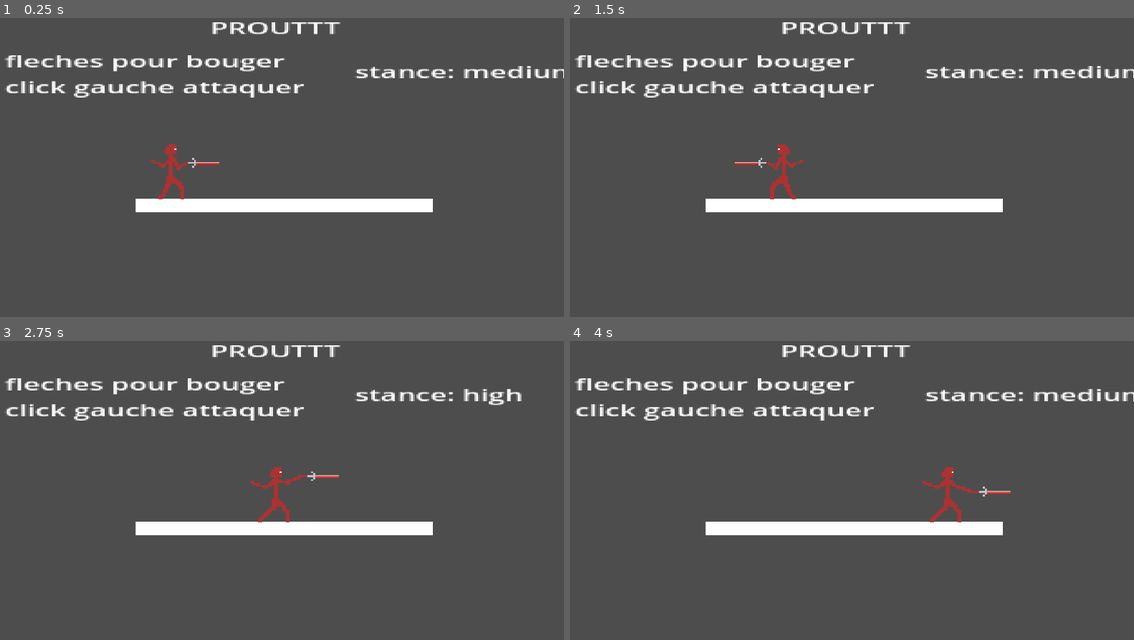
Above: before the commit, frames 1-4 (two rows, left to right).
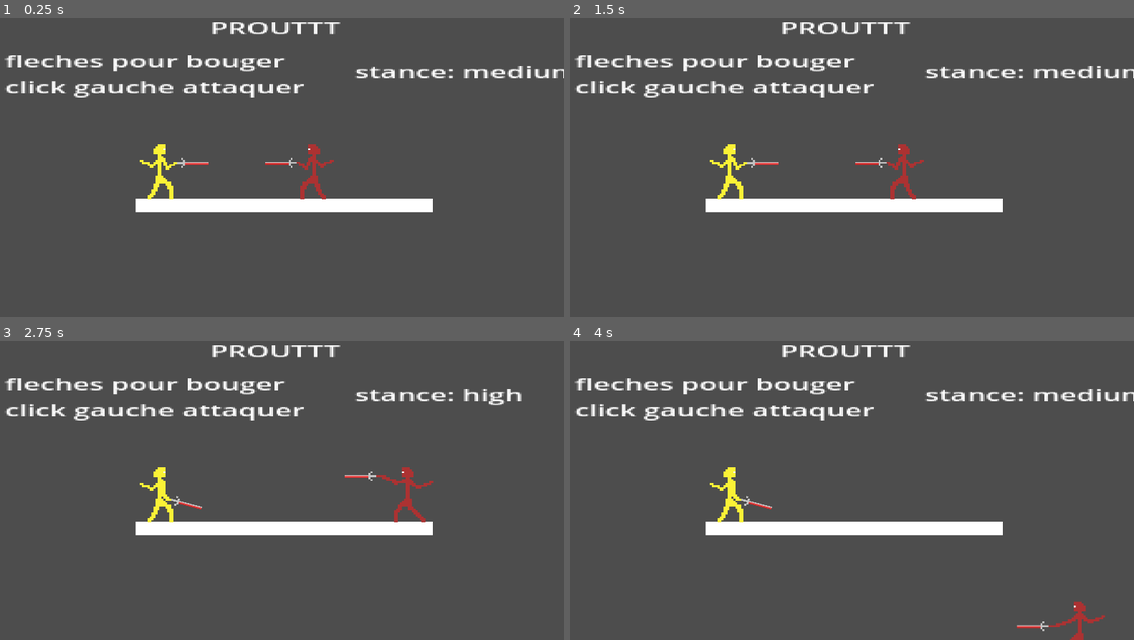
Above: after the commit, the same moments.

Repository: Sigmha/JeuAvecTHOP
Game: Godot game, scene res://Scenes/main.tscn
Same seed, same stepped clock (60 frames per second), same inputs: the game is played once before the commit and once after it.
Inputs (mouse positions are in pixels of both pictures, inside the frame that each line leads up to):
- Up to frame 1 (0.25 s): no input
- Up to frame 2 (1.5 s): tap Enter at 0.5 s; move the mouse to (976, 140) at 0.52 s; press the mouse at (976, 140) at 0.53 s; hold Right (ui_right) from 0.53 s (still down); tap Space at 1.25 s; move the mouse to (733, 173) at 1.27 s; release the mouse at (733, 173) at 1.28 s; click (733, 173) at 1.35 s
- Up to frame 3 (2.75 s): move the mouse to (332, 406) at 2.02 s; release Right (ui_right) at 2.03 s; press the mouse at (332, 406) at 2.03 s; hold Left (ui_left) from 2.03 s (still down)
- Up to frame 4 (4 s): tap Enter at 2.75 s; move the mouse to (818, 544) at 2.77 s; release Left (ui_left) at 2.78 s; release the mouse at (818, 544) at 2.78 s; hold Right (ui_right) from 2.78 s (still down); click (818, 544) at 2.85 s; move the mouse to (1021, 526) at 3.52 s; press the mouse at (1021, 526) at 3.53 s

The runs differ from the first frame. In frame 1, 1.1% of the frame differs, in the area x 24-60%, y 42-61%; in frame 2, 1.1%; in frame 3, 1.3%, in the area x 24-77%, y 42-61%; in frame 4, 1.2%.

Commit message:
dummy ajouté

Diff:
--- /dev/null
+++ b/Scenes/PNJ/dummy.tscn
@@ -0,0 +1,156 @@
+[gd_scene load_steps=21 format=3 uid="uid://h7pceacrhwep"]
+
+[ext_resource type="Texture2D" uid="uid://b230ch00nclaq" path="res://Assets/PNJ/Dummy/body_attacking.png" id="1_kcqkt"]
+[ext_resource type="Script" path="res://Scripts/PNJ/dummy.gd" id="1_vx45n"]
+[ext_resource type="Texture2D" uid="uid://dsj01qfxsas4d" path="res://Assets/PNJ/Dummy/high_arm.png" id="2_w608c"]
+[ext_resource type="PackedScene" uid="uid://bc5ea8icchh2o" path="res://Scenes/weapon.tscn" id="2_ys2no"]
+[ext_resource type="Texture2D" uid="uid://6guvx0h1om1r" path="res://Assets/PNJ/Dummy/medium_arm.png" id="3_f4bde"]
+[ext_resource type="Texture2D" uid="uid://b3nf5wxcwtck2" path="res://Assets/PNJ/Dummy/low_arm.png" id="4_lcm5e"]
+[ext_resource type="Script" path="res://Scripts/PNJ/TouchedLabel.gd" id="7_r0wgd"]
+
+[sub_resource type="CapsuleShape2D" id="CapsuleShape2D_hvijp"]
+radius = 6.0
+height = 28.0
+
+[sub_resource type="AtlasTexture" id="AtlasTexture_ccs5g"]
+atlas = ExtResource("1_kcqkt")
+region = Rect2(0, 0, 32, 32)
+
+[sub_resource type="AtlasTexture" id="AtlasTexture_huwn1"]
+atlas = ExtResource("1_kcqkt")
+region = Rect2(32, 0, 32, 32)
+
+[sub_resource type="SpriteFrames" id="SpriteFrames_rlic7"]
+animations = [{
+"frames": [{
+"duration": 1.0,
+"texture": SubResource("AtlasTexture_ccs5g")
+}, {
+"duration": 1.0,
+"texture": SubResource("AtlasTexture_huwn1")
+}],
+"loop": true,
+"name": &"attack",
+"speed": 5.0
+}]
+
+[sub_resource type="AtlasTexture" id="AtlasTexture_vi5kt"]
+atlas = ExtResource("2_w608c")
+region = Rect2(0, 0, 32, 32)
+
+[sub_resource type="AtlasTexture" id="AtlasTexture_6ns2e"]
+atlas = ExtResource("2_w608c")
+region = Rect2(32, 0, 32, 32)
+
+[sub_resource type="SpriteFrames" id="SpriteFrames_wtq38"]
+animations = [{
+"frames": [{
+"duration": 1.0,
+"texture": SubResource("AtlasTexture_vi5kt")
+}, {
+"duration": 1.0,
+"texture": SubResource("AtlasTexture_6ns2e")
+}],
+"loop": true,
+"name": &"attack",
+"speed": 5.0
+}]
+
+[sub_resource type="AtlasTexture" id="AtlasTexture_jdten"]
+atlas = ExtResource("3_f4bde")
+region = Rect2(0, 0, 32, 32)
+
+[sub_resource type="AtlasTexture" id="AtlasTexture_cvjae"]
+atlas = ExtResource("3_f4bde")
+region = Rect2(32, 0, 32, 32)
+
+[sub_resource type="SpriteFrames" id="SpriteFrames_ubi55"]
+animations = [{
+"frames": [{
+"duration": 1.0,
+"texture": SubResource("AtlasTexture_jdten")
+}, {
+"duration": 1.0,
+"texture": SubResource("AtlasTexture_cvjae")
+}],
+"loop": true,
+"name": &"attack",
+"speed": 5.0
+}]
+
+[sub_resource type="AtlasTexture" id="AtlasTexture_3s175"]
+atlas = ExtResource("4_lcm5e")
+region = Rect2(0, 0, 32, 32)
+
+[sub_resource type="AtlasTexture" id="AtlasTexture_tfrmo"]
+atlas = ExtResource("4_lcm5e")
+region = Rect2(32, 0, 32, 32)
+
+[sub_resource type="SpriteFrames" id="SpriteFrames_gyndk"]
+animations = [{
+"frames": [{
+"duration": 1.0,
+"texture": SubResource("AtlasTexture_3s175")
+}, {
+"duration": 1.0,
+"texture": SubResource("AtlasTexture_tfrmo")
+}],
+"loop": true,
+"name": &"attack",
+"speed": 5.0
+}]
+
+[node name="Dummy" type="CharacterBody2D"]
+script = ExtResource("1_vx45n")
+
+[node name="DummyCollision" type="CollisionShape2D" parent="."]
+position = Vector2(-6, -14)
+shape = SubResource("CapsuleShape2D_hvijp")
+
+[node name="weapon" parent="." instance=ExtResource("2_ys2no")]
+position = Vector2(3, -23)
+
+[node name="DummySpriteComposition" type="Node2D" parent="."]
+
+[node name="BodySprite" type="AnimatedSprite2D" parent="DummySpriteComposition"]
+position = Vector2(0, -16)
+sprite_frames = SubResource("SpriteFrames_rlic7")
+animation = &"attack"
+
+[node name="HighArmSprite" type="AnimatedSprite2D" parent="DummySpriteComposition"]
+position = Vector2(0, -16)
+sprite_frames = SubResource("SpriteFrames_wtq38")
+animation = &"attack"
+
+[node name="MediumArmSprite" type="AnimatedSprite2D" parent="DummySpriteComposition"]
+position = Vector2(0, -16)
+sprite_frames = SubResource("SpriteFrames_ubi55")
+animation = &"attack"
+
+[node name="LowArmSprite" type="AnimatedSprite2D" parent="DummySpriteComposition"]
+position = Vector2(0, -16)
+sprite_frames = SubResource("SpriteFrames_gyndk")
+animation = &"attack"
+
+[node name="ChangeStanceTimer" type="Timer" parent="."]
+wait_time = 2.0
+one_shot = true
+autostart = true
+
+[node name="TouchedLabel" type="Label" parent="."]
+offset_left = -12.0
+offset_top = -34.0
+offset_right = 52.0
+offset_bottom = -11.0
+scale = Vector2(0.193293, 0.193293)
+text = "touched"
+script = ExtResource("7_r0wgd")
+
+[node name="TouchedTimer" type="Timer" parent="TouchedLabel"]
+wait_time = 3.0
+one_shot = true
+
+[connection signal="player_touched" from="weapon" to="." method="_on_weapon_player_touched"]
+[connection signal="weapon_touched" from="weapon" to="." method="_on_weapon_weapon_touched"]
+[connection signal="timeout" from="ChangeStanceTimer" to="." method="_on_change_stance_timer_timeout"]
+[connection signal="timeout" from="TouchedLabel/TouchedTimer" to="TouchedLabel" method="_on_touched_timer_timeout"]
--- a/Scenes/main.tscn
+++ b/Scenes/main.tscn
@@ -1,7 +1,8 @@
-[gd_scene load_steps=4 format=3 uid="uid://c5pmo0ul8igcs"]
+[gd_scene load_steps=5 format=3 uid="uid://c5pmo0ul8igcs"]
 
 [ext_resource type="PackedScene" uid="uid://b43h0vguqe8jw" path="res://Scenes/player.tscn" id="1_nognl"]
 [ext_resource type="Script" path="res://Scripts/main.gd" id="1_ro2m0"]
+[ext_resource type="PackedScene" uid="uid://h7pceacrhwep" path="res://Scenes/PNJ/dummy.tscn" id="3_2a7o6"]
 
 [sub_resource type="RectangleShape2D" id="RectangleShape2D_m5lq3"]
 size = Vector2(996.5, 43)
@@ -48,5 +49,9 @@
 scale = Vector2(6.0719, 3.35448)
 
 [node name="Player" parent="." instance=ExtResource("1_nognl")]
-position = Vector2(640, 659)
+position = Vector2(1043, 667)
 scale = Vector2(6.58201, 6.58201)
+
+[node name="Dummy" parent="." instance=ExtResource("3_2a7o6")]
+position = Vector2(603, 672)
+scale = Vector2(6.582, 6.582)
--- a/Scenes/player.tscn
+++ b/Scenes/player.tscn
@@ -1,11 +1,12 @@
-[gd_scene load_steps=20 format=3 uid="uid://b43h0vguqe8jw"]
+[gd_scene load_steps=21 format=3 uid="uid://b43h0vguqe8jw"]
 
-[ext_resource type="Script" path="res://Scripts/CharacterBody2D.gd" id="1_fvtmh"]
+[ext_resource type="Script" path="res://Scripts/Player/Player.gd" id="1_na8sa"]
 [ext_resource type="PackedScene" uid="uid://bc5ea8icchh2o" path="res://Scenes/weapon.tscn" id="2_ii4go"]
 [ext_resource type="Texture2D" uid="uid://bu2508c7g1vl5" path="res://Assets/Player/body_attacking.png" id="3_7q16u"]
 [ext_resource type="Texture2D" uid="uid://cyjpq6do3v68i" path="res://Assets/Player/high_arm.png" id="4_hwnmw"]
 [ext_resource type="Texture2D" uid="uid://20mgmlf68kit" path="res://Assets/Player/medium_arm.png" id="5_j4sn0"]
 [ext_resource type="Texture2D" uid="uid://dqojviws512bp" path="res://Assets/Player/low_arm.png" id="6_q27kk"]
+[ext_resource type="Script" path="res://Scripts/Player/TouchedLabel.gd" id="7_oidbd"]
 
 [sub_resource type="CapsuleShape2D" id="CapsuleShape2D_1vnpl"]
 radius = 5.80932
@@ -100,7 +101,7 @@
 }]
 
 [node name="Player" type="CharacterBody2D"]
-script = ExtResource("1_fvtmh")
+script = ExtResource("1_na8sa")
 
 [node name="PlayerCollision" type="CollisionShape2D" parent="."]
 position = Vector2(-5.80932, -13.9854)
@@ -130,3 +131,19 @@
 position = Vector2(0, -16)
 sprite_frames = SubResource("SpriteFrames_ab1xs")
 animation = &"attack"
+
+[node name="TouchedLabel" type="Label" parent="."]
+offset_left = -14.0
+offset_top = -38.0
+offset_right = 50.0
+offset_bottom = -15.0
+scale = Vector2(0.298121, 0.298121)
+text = "touched"
+script = ExtResource("7_oidbd")
+
+[node name="TouchedTimer" type="Timer" parent="TouchedLabel"]
+wait_time = 3.0
+one_shot = true
+
+[connection signal="dummy_touched" from="Weapon" to="." method="_on_weapon_dummy_touched"]
+[connection signal="weapon_touched" from="Weapon" to="." method="_on_weapon_weapon_touched"]
--- a/Scenes/weapon.tscn
+++ b/Scenes/weapon.tscn
@@ -23,3 +23,6 @@
 offset_right = 6.0
 offset_bottom = 0.5
 color = Color(1, 0.0901961, 0.0901961, 0.658824)
+
+[connection signal="area_entered" from="." to="." method="_on_area_entered"]
+[connection signal="body_entered" from="." to="." method="_on_body_entered"]
--- /dev/null
+++ b/Scripts/PNJ/TouchedLabel.gd
@@ -0,0 +1,7 @@
+extends Label
+
+func _ready():
+	text = ""
+
+func _on_touched_timer_timeout():
+	text = ""
--- /dev/null
+++ b/Scripts/PNJ/dummy.gd
@@ -0,0 +1,158 @@
+extends CharacterBody2D
+class_name Dummy
+
+var gravity = ProjectSettings.get_setting("physics/2d/default_gravity")
+var win_size: Vector2i
+
+var init_collision_player_position:Vector2
+var rand_stance: int
+var attacking: bool = false
+var actual_stance: String
+
+@onready var body_sprite = $DummySpriteComposition/BodySprite
+@onready var high_arm_sprite = $DummySpriteComposition/HighArmSprite
+@onready var medium_arm_sprite = $DummySpriteComposition/MediumArmSprite
+@onready var low_arm_sprite = $DummySpriteComposition/LowArmSprite
+@onready var weapon = $weapon
+@onready var collision = $DummyCollision
+@onready var change_stance_timer = $ChangeStanceTimer
+@onready var touched_label:Label = $TouchedLabel
+@onready var touched_timer:Timer = $TouchedLabel/TouchedTimer
+
+func _ready():
+	#win_size = get_viewport_rect().size
+	#init_collision_player_position = collision.position
+	actual_stance = "medium"
+	set_stance_sprite(actual_stance)
+	weapon.set_weapon_position(1, get_distance_weapon(actual_stance), attacking, actual_stance)
+	pass
+
+func _physics_process(delta):
+	#var looking_direction = get_looking_direction()
+	#var distance_weapon = get_distance_weapon(actual_stance)
+	#var stance_sprite = get_stance_sprite(actual_stance)
+	#
+	#set_stance_sprite(actual_stance)
+	##set_looking_side(looking_direction)
+	#weapon.set_weapon_position(looking_direction, distance_weapon, attacking, actual_stance)
+	#attack(stance_sprite)
+
+	if not is_on_floor():
+		velocity.y += gravity * delta
+
+	move_and_slide()
+
+#A CHANGER SI ON CHANGE LE SPRITE, reprendre les mesures pour la position de
+#l'épée en idle et en attaque pour les 3 stances
+#Retourne la position de l'épée selon la stance et si on attaque ou non
+func get_distance_weapon(stance):
+	var distance_weapon_idle: Vector2
+	var distance_weapon_attack: Vector2
+	if stance == "high":
+		distance_weapon_idle = Vector2i(3, -23)
+		distance_weapon_attack = Vector2i(13, -23)
+	elif stance == "medium":
+		distance_weapon_idle = Vector2i(3, -18)
+		distance_weapon_attack = Vector2i(13, -15)
+	else:
+		distance_weapon_idle = Vector2i(0, -11)
+		distance_weapon_attack = Vector2i(9, -10)
+	return [distance_weapon_idle, distance_weapon_attack]
+
+#Flip le joueur en fonction d'où on regarde. Ne flip que le joueur mais pas
+#l'arme. Flip les sprite et la colision
+
+#func set_looking_side(looking_direction):
+	#if !attacking:
+		#var stance = get_stance()
+		#var stance_sprite = get_stance_sprite(stance)
+		#if looking_direction == 1:
+			#player_body_sprite.flip_h = false
+			#stance_sprite.flip_h = false
+			#player_collision.position = init_collision_player_position
+		#
+		#elif looking_direction == -1:
+			#player_body_sprite.flip_h = true
+			#stance_sprite.flip_h = true
+			#player_collision.position = init_collision_player_position * Vector2(-1, 1)
+
+#Defini le sprite si on attaque ou non et le booléen attacking
+
+func attack(stance_sprite):
+	if attacking:
+		body_sprite.set_frame(1)
+		stance_sprite.set_frame(1)
+	else:
+		body_sprite.set_frame(0)
+		stance_sprite.set_frame(0)
+
+#Renvoie la stance actuelle
+func get_stance():
+	var stance_tab = ["high", "medium", "low"]
+	var rand_stance = randi_range(0, 2)
+	return stance_tab[rand_stance]
+
+#renvoie le sprite associé à la stance
+func get_stance_sprite(stance):
+	var stance_sprite
+	if stance == "high":
+		stance_sprite = high_arm_sprite
+	elif stance == "medium":
+		stance_sprite = medium_arm_sprite
+	else:
+		stance_sprite = low_arm_sprite
+	return stance_sprite
+
+#Affiche le bon sprite selon la stance et renvoie ce sprite
+func set_stance_sprite(stance):
+	if stance == "high":
+		high_arm_sprite.visible = true
+		medium_arm_sprite.visible = false
+		low_arm_sprite.visible = false
+	elif stance == "medium":
+		high_arm_sprite.visible = false
+		medium_arm_sprite.visible = true
+		low_arm_sprite.visible = false
+	else:
+		high_arm_sprite.visible = false
+		medium_arm_sprite.visible = false
+		low_arm_sprite.visible = true
+
+#Retourne là où on regarde se si la souris est à droite où à gauche du perso
+
+func get_looking_direction():
+	#var mouse_position_x = get_viewport().get_mouse_position().x
+	#var direction = mouse_position_x - self.position.x
+	#if direction > 0:
+		#return 1
+	#else:
+	return 1
+
+func _on_change_stance_timer_timeout():
+	change_stance_timer.start()
+	set_global_stance()
+
+func set_global_stance():
+	var stance = get_stance()
+	rand_attacking()
+	var stance_sprite = get_stance_sprite(stance)
+
+	set_stance_sprite(stance)
+	weapon.set_dummy_weapon_position(1, get_distance_weapon(stance), attacking, stance)
+	attack(stance_sprite)
+
+func rand_attacking():
+	var rand_attack = randi_range(0, 1)
+	if rand_attack and !attacking:
+		attacking = true
+	else:
+		attacking = false
+
+
+func _on_weapon_player_touched():
+	touched_label.text = "player touched"
+	touched_timer.start()
+
+func _on_weapon_weapon_touched():
+	touched_label.text = "weapon touched"
+	touched_timer.start()
--- a/Scripts/CharacterBody2D.gd
+++ b/Scripts/Player/Player.gd
@@ -1,4 +1,5 @@
 extends CharacterBody2D
+class_name Player
 
 const SPEED = 500.0
 
@@ -15,6 +16,9 @@
 @onready var player_low_arm_sprite = $PlayerSpriteComposition/LowArmSprite
 @onready var weapon = $Weapon
 @onready var player_collision = $PlayerCollision
+@onready var touched_label:Label = $TouchedLabel
+@onready var touched_timer:Timer = $TouchedLabel/TouchedTimer
+
 
 func _ready():
 	win_size = get_viewport_rect().size
@@ -30,7 +34,6 @@
 	set_stance_sprite(stance)
 	move_player(delta)
 	set_looking_side(looking_direction)
-
 	weapon.set_weapon_position(looking_direction, distance_weapon, attacking, stance)
 	attack(stance_sprite)
 
@@ -142,3 +145,12 @@
 		return 1
 	else:
 		return -1
+
+
+func _on_weapon_dummy_touched():
+	touched_label.text = "dummy touched"
+	touched_timer.start()
+
+func _on_weapon_weapon_touched():
+	touched_label.text = "weapon touched"
+	touched_timer.start()
--- /dev/null
+++ b/Scripts/Player/PlayerSpriteComposition.gd
@@ -0,0 +1,42 @@
+extends Node2D
+
+@onready var player_body_sprite = $BodySprite
+@onready var player_high_arm_sprite = $HighArmSprite
+@onready var player_medium_arm_sprite = $MediumArmSprite
+@onready var player_low_arm_sprite = $LowArmSprite
+
+# Called when the node enters the scene tree for the first time.
+func _ready():
+	pass # Replace with function body.
+
+
+# Called every frame. 'delta' is the elapsed time since the previous frame.
+func _process(delta):
+	pass
+
+#renvoie le sprite associé à la stance
+func get_stance_sprite(stance):
+	var stance_sprite
+	if stance == "high":
+		stance_sprite = player_high_arm_sprite
+	elif stance == "medium":
+		stance_sprite = player_medium_arm_sprite
+	else:
+		stance_sprite = player_low_arm_sprite
+	return stance_sprite
+
+#Affiche le bon sprite selon la stance et renvoie ce sprite
+func set_stance_sprite(stance, attacking):
+	if !attacking:
+		if stance == "high":
+			player_high_arm_sprite.visible = true
+			player_medium_arm_sprite.visible = false
+			player_low_arm_sprite.visible = false
+		elif stance == "medium":
+			player_high_arm_sprite.visible = false
+			player_medium_arm_sprite.visible = true
+			player_low_arm_sprite.visible = false
+		else:
+			player_high_arm_sprite.visible = false
+			player_medium_arm_sprite.visible = false
+			player_low_arm_sprite.visible = true
--- /dev/null
+++ b/Scripts/Player/TouchedLabel.gd
@@ -0,0 +1,7 @@
+extends Label
+
+func _ready():
+	text = ""
+
+func _on_touched_timer_timeout():
+	text = ""
--- a/Scripts/weapon.gd
+++ b/Scripts/weapon.gd
@@ -1,4 +1,9 @@
 extends Area2D
+class_name Weapon
+
+signal weapon_touched
+signal dummy_touched
+signal player_touched
 
 var weapon_length: int = 16
 var collison_weapon_size: Vector2i
@@ -46,3 +51,47 @@
 			position = Vector2(-1, 1) * distance_weapon[1] - Vector2(weapon_length, 0)
 			rotation = 0
 			play_once_attacking = true
+
+func set_dummy_weapon_position(looking_direction, distance_weapon, attacking, stance):
+	if looking_direction == 1:
+		if !attacking:
+			if stance == "high":
+				rotation = -PI/12
+			elif stance == "medium":
+				rotation = 0
+			else:
+				rotation = PI/12
+			weapon_sprite.flip_h = false
+			position = distance_weapon[0]
+			weapon_collision.position.x = weapon_length - collison_weapon_size.x / 2
+			play_once_attacking = false
+		else:
+			position = distance_weapon[1]
+			rotation = 0
+			play_once_attacking = true
+	elif looking_direction == -1:
+		if !attacking:
+			if stance == "high":
+				rotation = PI/12
+			elif stance == "medium":
+				rotation = 0
+			else:
+				rotation = -PI/12
+			weapon_sprite.flip_h = true
+			weapon_collision.position.x = collison_weapon_size.x / 2
+			position = Vector2(-1, 1) * distance_weapon[0] - Vector2(weapon_length * cos(rotation), + weapon_length * sin(rotation))
+			play_once_attacking = false
+		else:
+			position = Vector2(-1, 1) * distance_weapon[1] - Vector2(weapon_length, 0)
+			rotation = 0
+			play_once_attacking = true
+
+func _on_body_entered(body):
+	if body is Dummy:
+		dummy_touched.emit()
+	elif body is Player:
+		player_touched.emit()
+
+func _on_area_entered(area):
+	if area is Weapon:
+		weapon_touched.emit()
Binary file added: Assets/PNJ/Dummy/body_attacking.png
Not shown, added: Assets/PNJ/Dummy/body_attacking.png.import
Binary file added: Assets/PNJ/Dummy/high_arm.png
Not shown, added: Assets/PNJ/Dummy/high_arm.png.import
Binary file added: Assets/PNJ/Dummy/low_arm.png
Not shown, added: Assets/PNJ/Dummy/low_arm.png.import
Binary file added: Assets/PNJ/Dummy/medium_arm.png
Not shown, added: Assets/PNJ/Dummy/medium_arm.png.import
